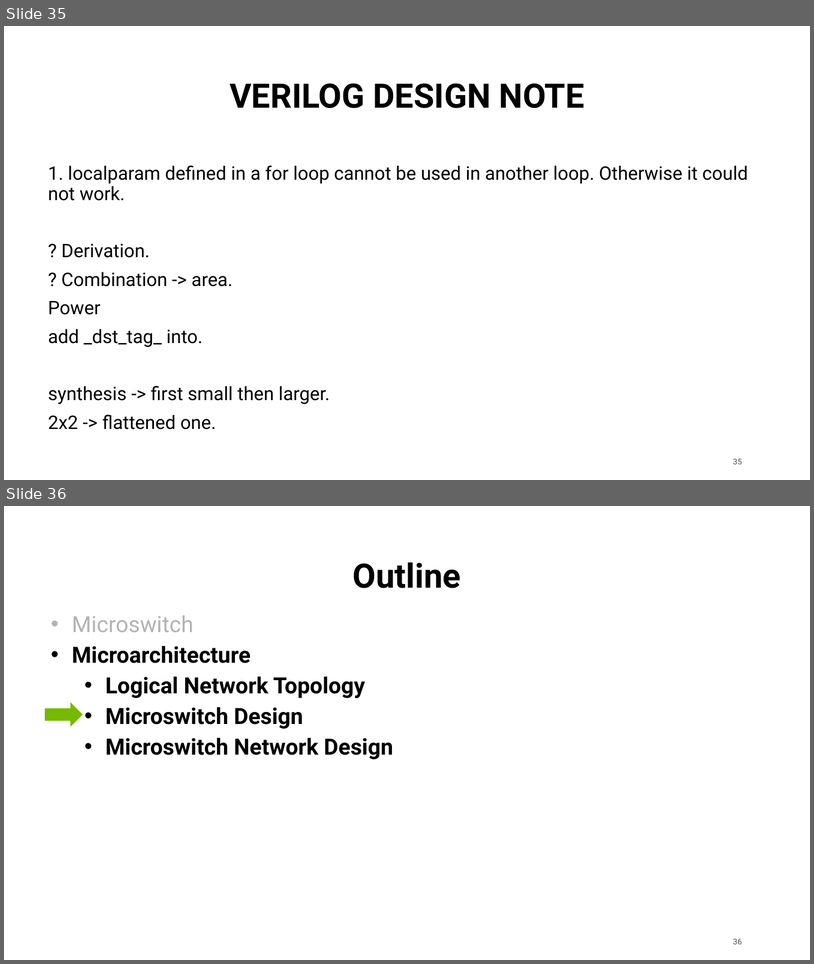
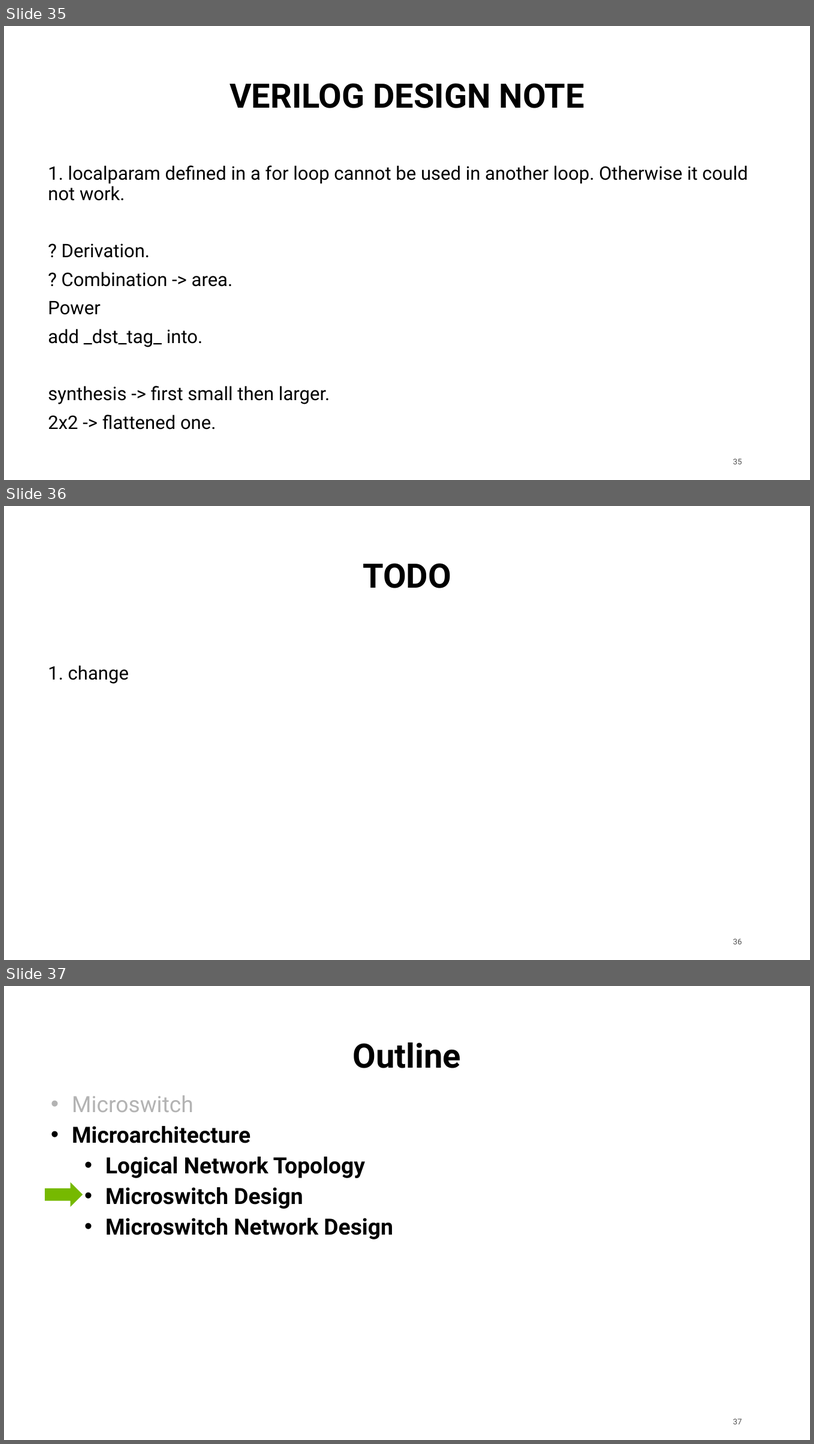
Before and after one commit to georgia-tech-synergy-lab/AcceleratorNoC, a slide deck: microswitch.pptx. Shown one above the other, each under a label of ours: slides 35 and 36 before the commit, slides 35, 36 and 37 after it. The pictures are 814x964 and 814x1444 pixels, drawn with LibreOffice and Linux fonts; fonts in the diff are those of the drawing. Boxes give left, top, right and bottom in pixels: in the first picture for what was removed or moved away, otherwise in the second. Text is boxed around its words. In the diff, an @@ line names an element or a change of style, - is before the commit and + after.

```diff
--- a/microswitch.pptx
+++ b/microswitch.pptx
@@ slide 36 added at <box>4,506,810,960</box>, background #FFFFFF; not listed: 1 template element that a slide beside it also shows @@
@@ title added at <box>363,563,451,588</box>, 40 pt, text #000000, bold @@
+TODO
@@ text added at <box>48,665,129,684</box>, 22.2 pt, text #000000 @@
+1. change
@@ what was slide 36 is now slide 37 @@
@@ page number at <box>734,1418,743,1424</box>: text changed @@
-36
+37
```
Also in this commit, not shown: 1 slide changed, 1 other file.
